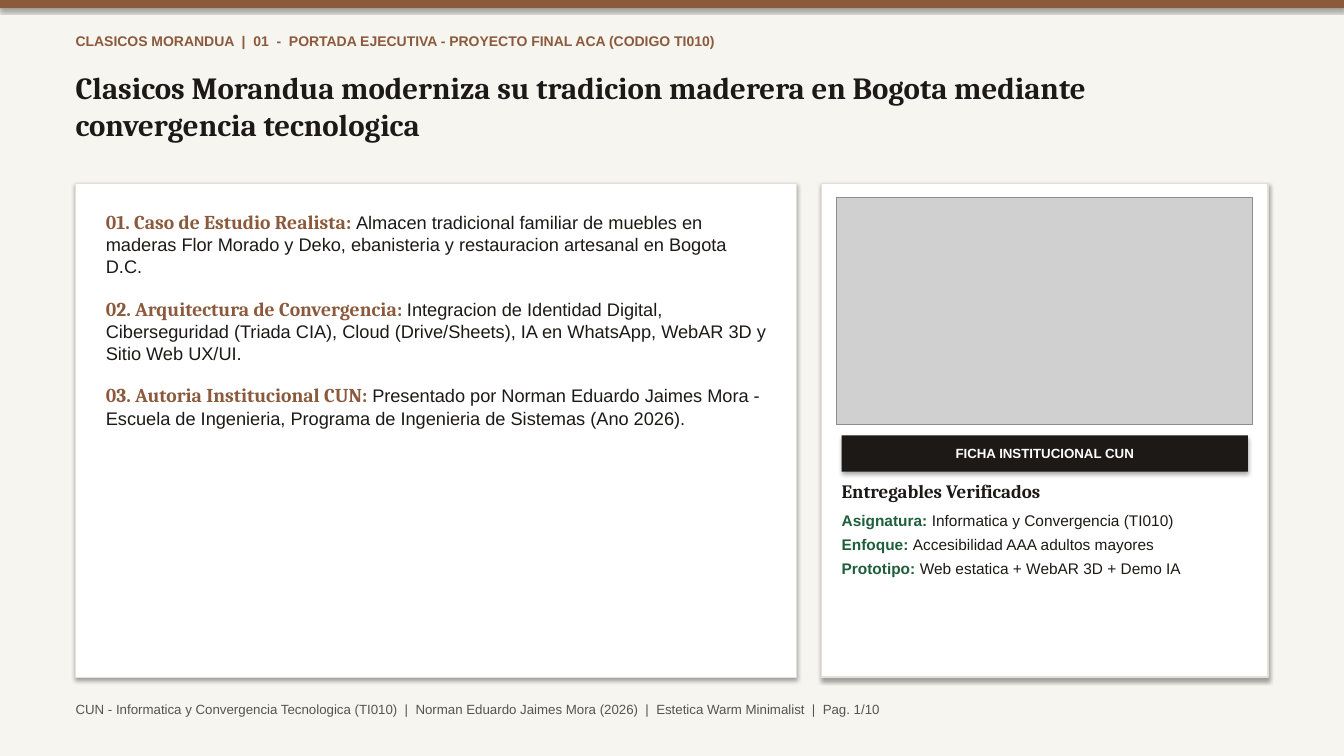
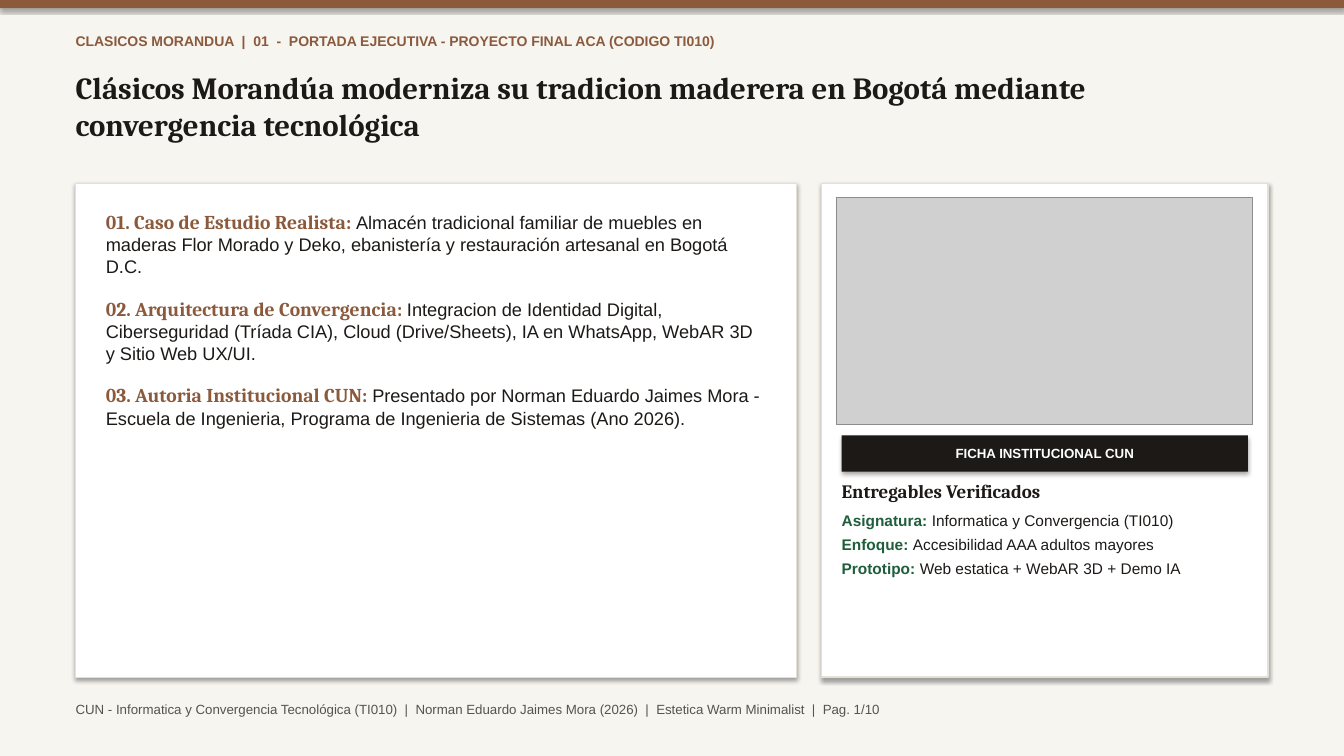
Before and after one commit to TheNormanJames/CUN-Informatica-y-convergencia, a slide deck: slide 1 of docs/ProyectoFinal_Norman_Jaimes.pptx. Drawn at 1344x756 pixels with LibreOffice and Linux fonts; fonts in the diff are those of the drawing; grey boxes stand for pictures. Boxes give left, top, right and bottom in pixels: in the first picture for what was removed or moved away, otherwise in the second. Text is boxed around its words. In the diff, an @@ line names an element or a change of style, - is before the commit and + after.

```diff
--- a/docs/ProyectoFinal_Norman_Jaimes.pptx
+++ b/docs/ProyectoFinal_Norman_Jaimes.pptx
@@ text at (x1=76, y1=77, x2=1085, y2=143): text changed @@
-Clasicos Morandua moderniza su tradicion maderera en Bogota mediante convergencia tecnologica
+Clásicos Morandúa moderniza su tradicion maderera en Bogotá mediante convergencia tecnológica
@@ text at (x1=106, y1=215, x2=753, y2=364): text changed @@
-01. Caso de Estudio Realista: Almacen tradicional familiar de muebles en maderas Flor Morado y Deko, ebanisteria y restauracion artesanal en Bogota D.C.
-02. Arquitectura de Convergencia: Integracion de Identidad Digital, Ciberseguridad (Triada CIA), Cloud (Drive/Sheets), IA en WhatsApp, WebAR 3D y Sitio Web UX/UI.
+01. Caso de Estudio Realista: Almacén tradicional familiar de muebles en maderas Flor Morado y Deko, ebanistería y restauración artesanal en Bogotá D.C.
+02. Arquitectura de Convergencia: Integracion de Identidad Digital, Ciberseguridad (Tríada CIA), Cloud (Drive/Sheets), IA en WhatsApp, WebAR 3D y Sitio Web UX/UI.
@@ text at (x1=76, y1=704, x2=880, y2=717): text changed @@
-CUN - Informatica y Convergencia Tecnologica (TI010) | Norman Eduardo Jaimes Mora (2026) | Estetica Warm Minimalist | Pag. 1/10
+CUN - Informatica y Convergencia Tecnológica (TI010) | Norman Eduardo Jaimes Mora (2026) | Estetica Warm Minimalist | Pag. 1/10
```
Also in this commit, not shown: 9 other slides changed, 18 other files.
